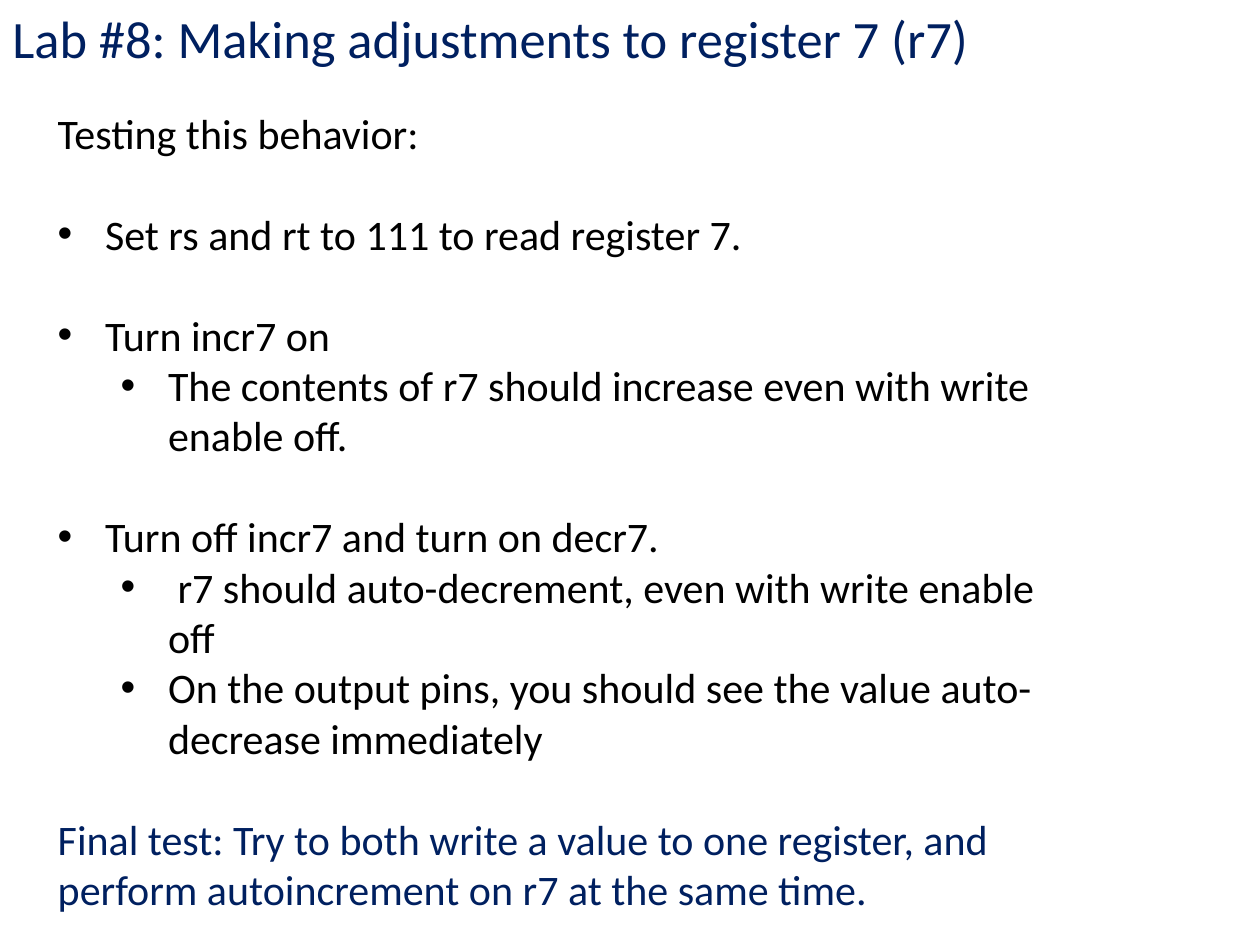
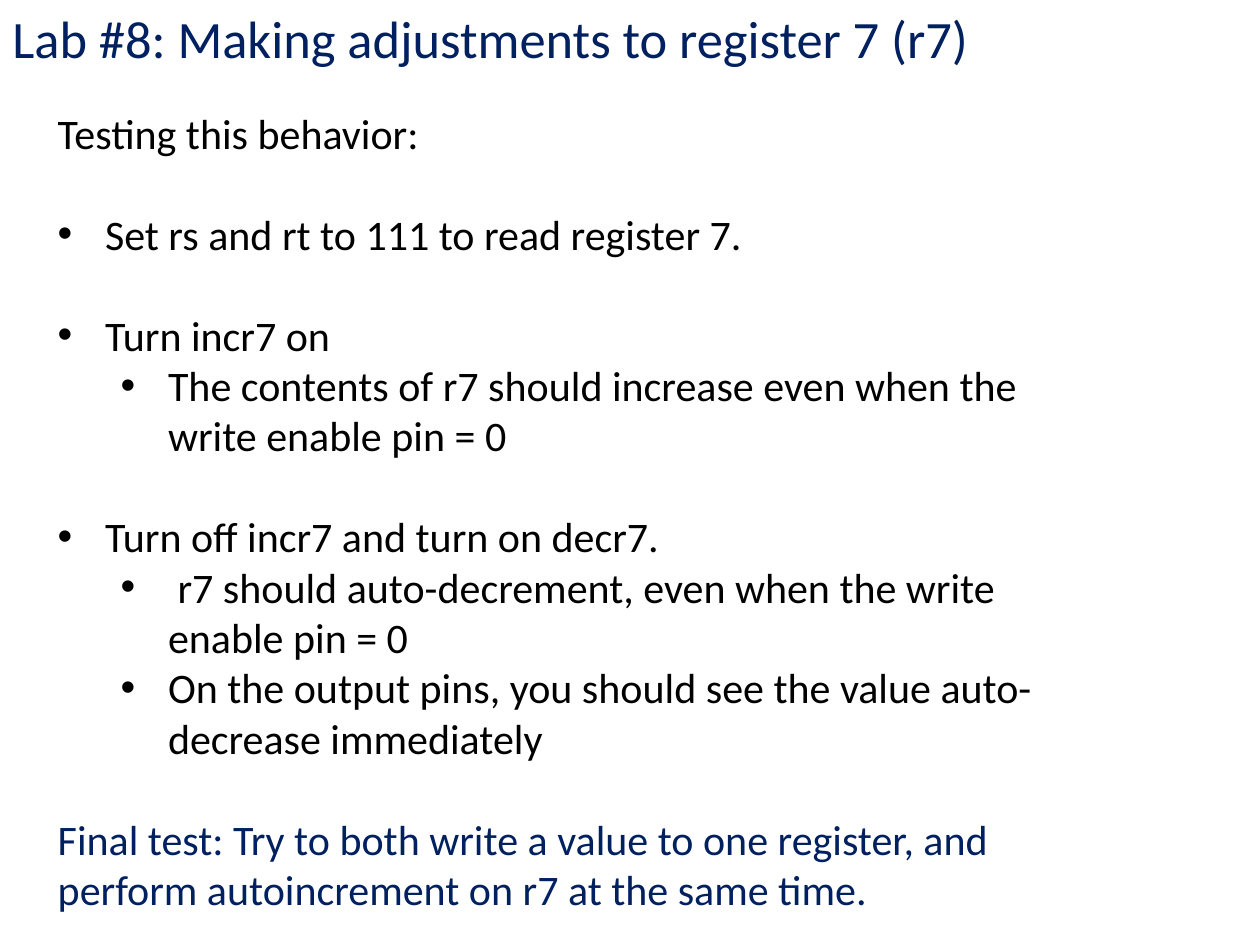
Before and after one commit to kc13/CS447JB, a slide deck: slide 10 of cs447jb_rec6_mar30_and_apr2.pptx. Drawn at 1260x945 pixels with LibreOffice and Linux fonts; fonts in the diff are those of the drawing. Boxes give left, top, right and bottom in pixels: in the first picture for what was removed or moved away, otherwise in the second. Text is boxed around its words. In the diff, an @@ line names an element or a change of style, - is before the commit and + after.

```diff
--- a/cs447jb_rec6_mar30_and_apr2.pptx
+++ b/cs447jb_rec6_mar30_and_apr2.pptx
@@ text at (x1=168, y1=371, x2=1017, y2=458): text changed @@
-  • The contents of r7 should increase even with write enable off.
+  • The contents of r7 should increase even when the write enable pin = 0
@@ text at (x1=168, y1=573, x2=995, y2=660): text changed @@
-  • r7 should auto-decrement, even with write enable off
+  • r7 should auto-decrement, even when the write enable pin = 0
```
Also in this commit, not shown: 3 other slides changed.
